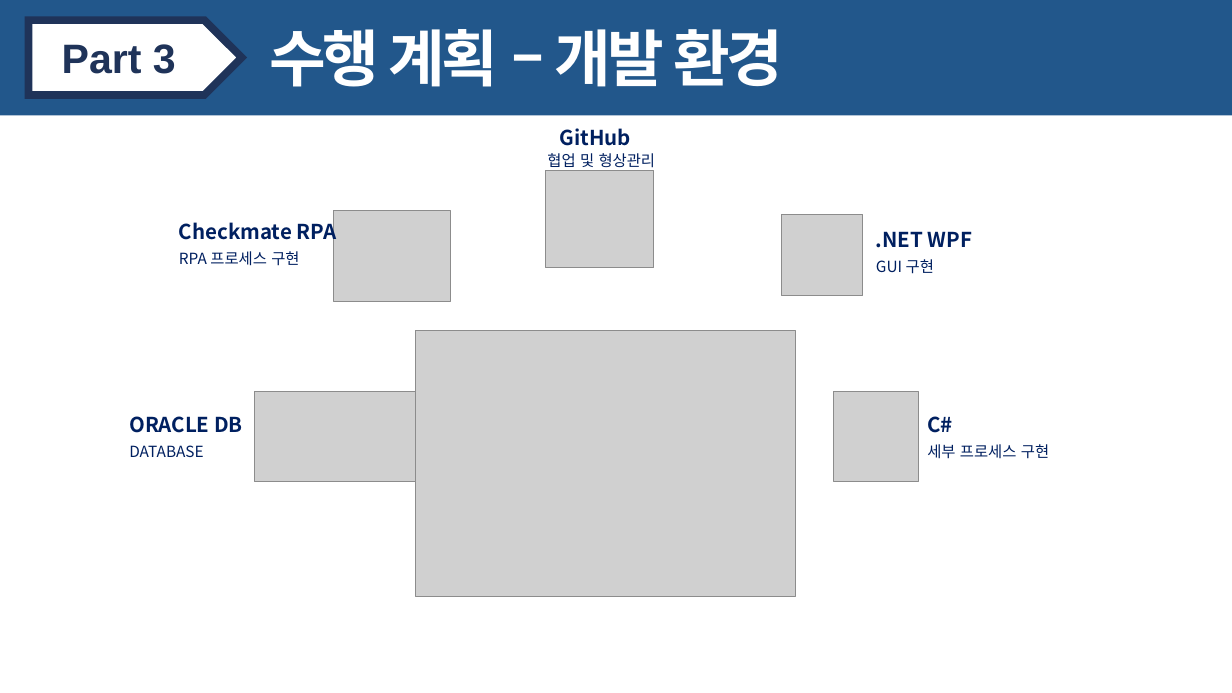
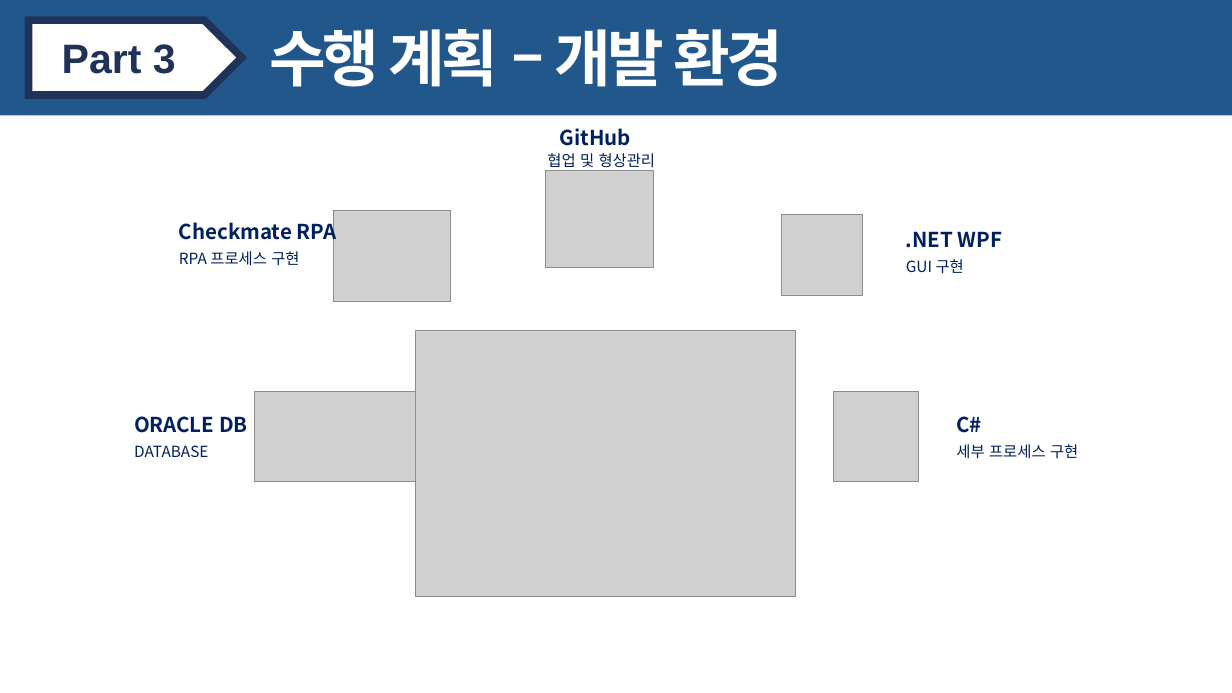
Before and after one commit to CSID-DGU/2019-2-ESCD-Yanghwa, a slide deck: slide 13 of 발표자료 및 보고서/프로젝트 진행계획 발표자료(양화대교).pptx (slide 12 before the commit). Drawn at 1232x693 pixels with LibreOffice and Linux fonts; fonts in the diff are those of the drawing; grey boxes stand for pictures. Boxes give left, top, right and bottom in pixels: in the first picture for what was removed or moved away, otherwise in the second. Text is boxed around its words. In the diff, an @@ line names an element or a change of style, - is before the commit and + after.

```diff
--- a/발표자료 및 보고서/프로젝트 진행계획 발표자료(양화대교).pptx
+++ b/발표자료 및 보고서/프로젝트 진행계획 발표자료(양화대교).pptx
@@ 4 texts: place and size @@
-4 texts at box(876, 231, 1049, 459)
+4 texts at box(906, 231, 1078, 459)
@@ text "ORACLE DB": place and size @@
-text "ORACLE DB" at box(129, 416, 243, 433)
+text "ORACLE DB" at box(134, 416, 248, 433)
@@ text "DATABASE": place and size @@
-text "DATABASE" at box(129, 445, 203, 457)
+text "DATABASE" at box(134, 445, 208, 457)
```
Also in this commit, not shown: 5 other slides changed, 1 slide added.
